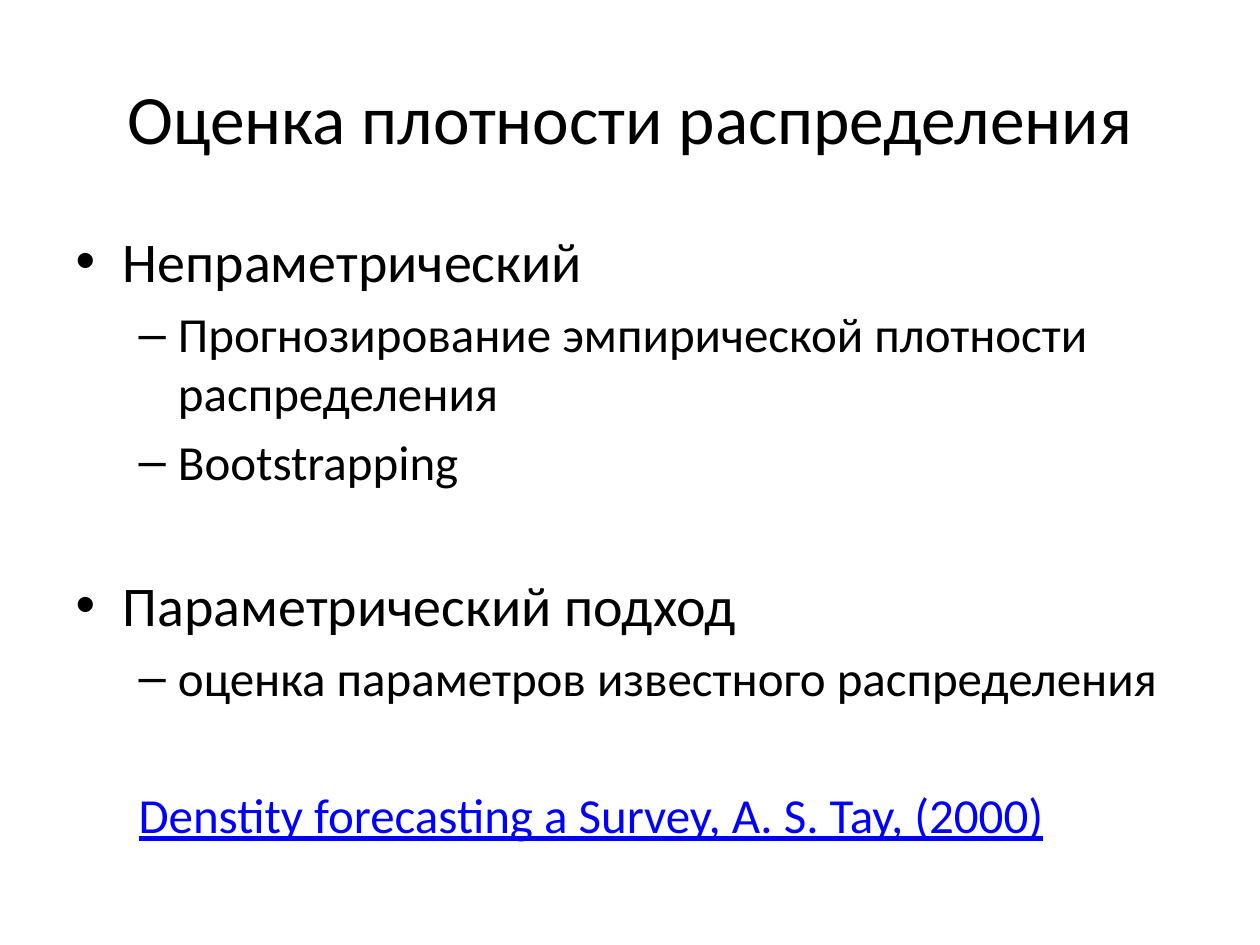
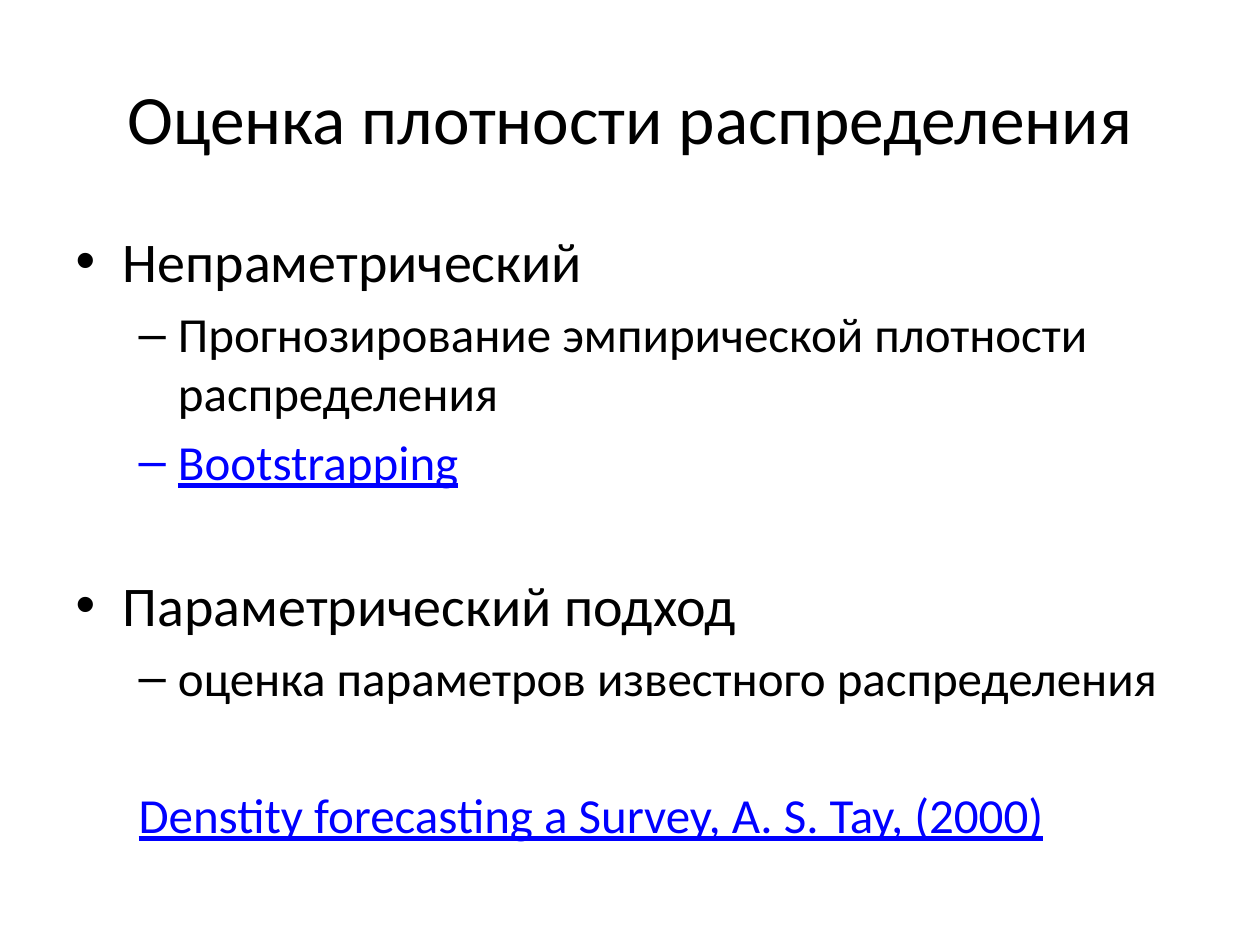
Before and after one commit to ml-mipt/ml-mipt-part2, a slide deck: slide 20 of 2016/seminars/sem09_retail_tsf_ml/seminar_10_v2.pptx. Drawn at 1260x945 pixels with LibreOffice and Linux fonts; fonts in the diff are those of the drawing. Boxes give left, top, right and bottom in pixels: in the first picture for what was removed or moved away, otherwise in the second. Text is boxed around its words. In the diff, an @@ line names an element or a change of style, - is before the commit and + after.

```diff
--- a/2016/seminars/sem09_retail_tsf_ml/seminar_10_v2.pptx
+++ b/2016/seminars/sem09_retail_tsf_ml/seminar_10_v2.pptx
@@ text at box(178, 446, 458, 489): text colour #000000 to #0000FF, underline on in "Bootstrapping" @@
```
Also in this commit, not shown: 6 other slides changed, 1 other file.
